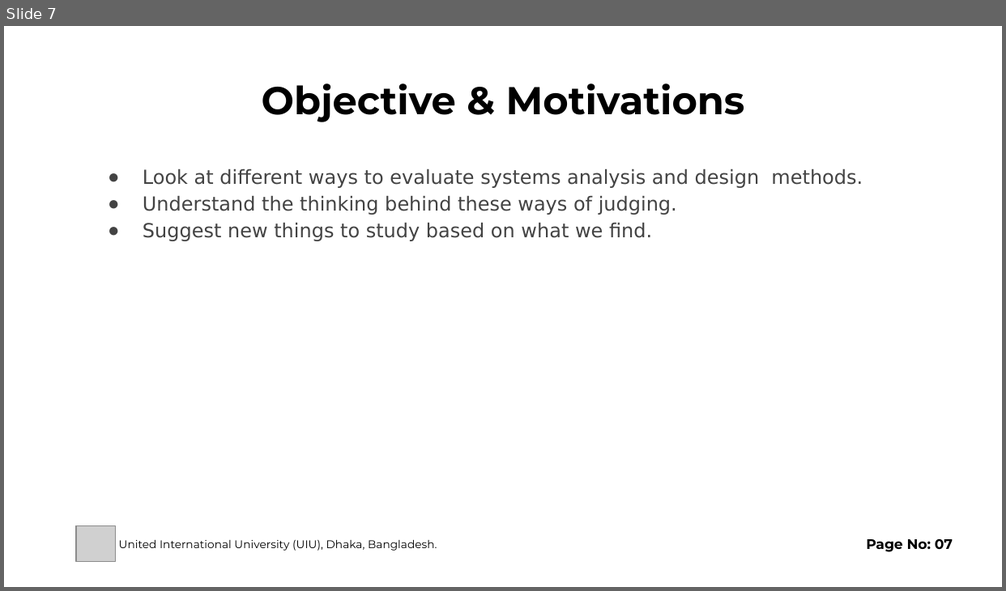
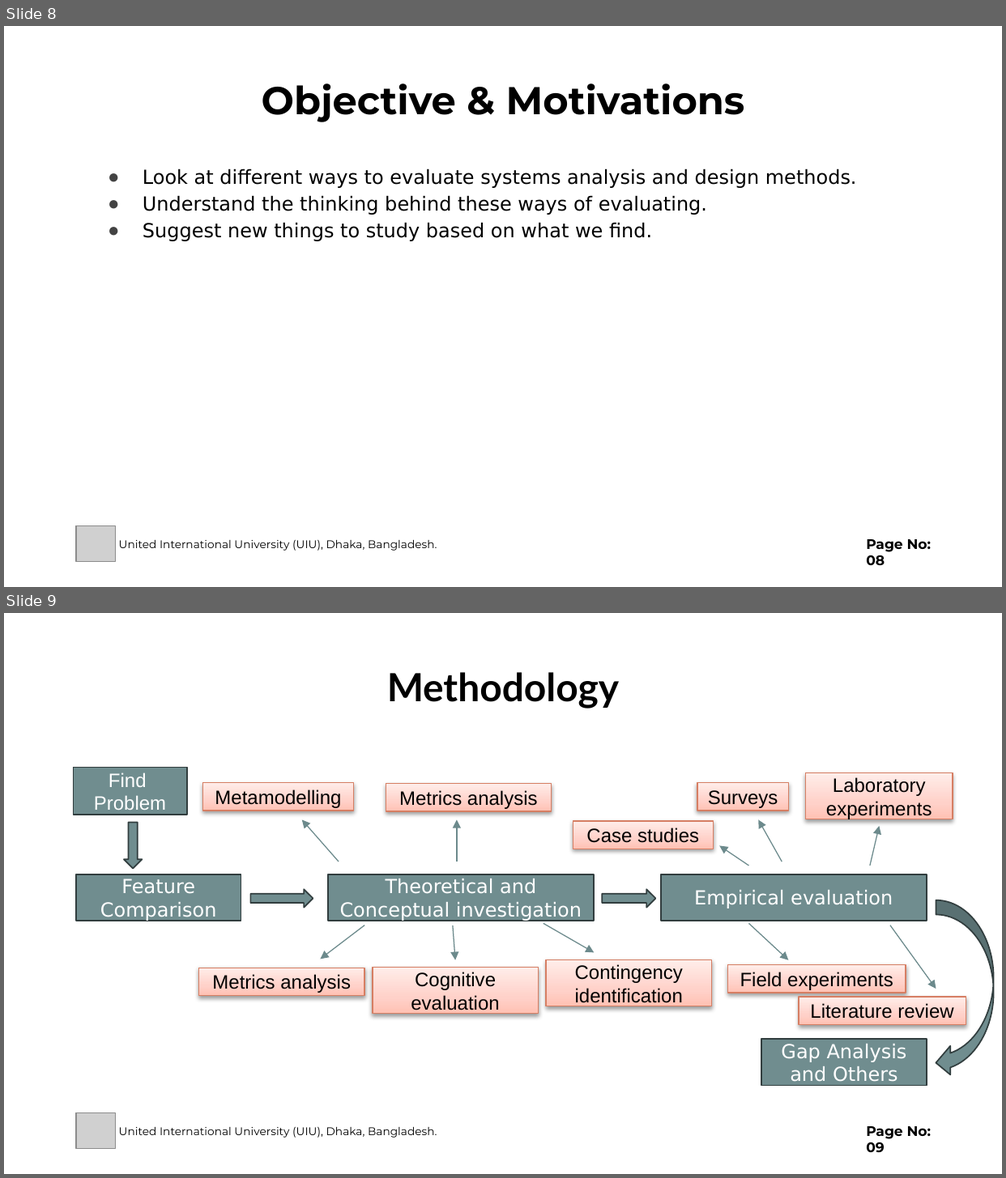
Before and after one commit to SifatNiloy/backups, a slide deck: Reacherch Paper Review.pptx. Shown one above the other, each under a label of ours: slide 7 before the commit, slides 8 and 9 after it. The pictures are 1006x591 and 1006x1178 pixels, drawn with LibreOffice and Linux fonts; fonts in the diff are those of the drawing; grey boxes stand for pictures. Boxes give left, top, right and bottom in pixels: in the first picture for what was removed or moved away, otherwise in the second. Text is boxed around its words. In the diff, an @@ line names an element or a change of style, - is before the commit and + after.

```diff
--- a/Reacherch Paper Review.pptx
+++ b/Reacherch Paper Review.pptx
@@ slide 9 added at (4, 613, 1002, 1174), background #FFFFFF @@
@@ text added at (387, 672, 619, 709), 28 pt, text #000000, bold @@
+Methodology
@@ rectangle added at (73, 768, 186, 815), fill #708D8F, outline #313E3F 1 pt, 14 pt, text #FFFFFF @@
+Find Problem
@@ rectangle added at (202, 782, 353, 811), fill gradient #FFC1B4 to #FFD2CA to #FFEEEB, outline #D67E64 0.75 pt, 14 pt, text #000000 @@
+Metamodelling
@@ rectangle added at (697, 782, 788, 811), fill gradient #FFC1B4 to #FFD2CA to #FFEEEB, outline #D67E64 0.75 pt, 14 pt, text #000000 @@
+Surveys
@@ rectangle added at (805, 773, 952, 820), fill gradient #FFC1B4 to #FFD2CA to #FFEEEB, outline #D67E64 0.75 pt, 14 pt, text #000000 @@
+Laboratory experiments
@@ rectangle added at (386, 784, 551, 811), fill gradient #FFC1B4 to #FFD2CA to #FFEEEB, outline #D67E64 0.75 pt, 14 pt, text #000000 @@
+Metrics analysis
@@ right arrow added at (124, 823, 142, 868), fill #708D8F, outline #313E3F 1 pt @@
@@ arrow added from (339, 862) to (302, 820), #6D8B8D 0.75 pt @@
@@ arrow added from (457, 862) to (457, 820), #6D8B8D 0.75 pt @@
@@ rectangle added at (573, 821, 713, 850), fill gradient #FFC1B4 to #FFD2CA to #FFEEEB, outline #D67E64 0.75 pt, 14 pt, text #000000 @@
+Case studies
@@ arrow added from (782, 862) to (758, 820), #6D8B8D 0.75 pt @@
@@ arrow added from (870, 866) to (879, 825), #6D8B8D 0.75 pt @@
@@ arrow added from (748, 866) to (719, 845), #6D8B8D 0.75 pt @@
@@ rectangle added at (76, 875, 241, 920), fill #708D8F, outline #313E3F 1 pt, 14 pt, text #FFFFFF @@
+Feature Comparison
@@ rectangle added at (327, 875, 594, 920), fill #708D8F, outline #313E3F 1 pt, 14 pt, text #FFFFFF @@
+Theoretical and Conceptual investigation
@@ rectangle added at (661, 875, 927, 920), fill #708D8F, outline #313E3F 1 pt, 14 pt, text #FFFFFF @@
+Empirical evaluation
@@ right arrow added at (250, 889, 313, 907), fill #708D8F, outline #313E3F 1 pt @@
@@ right arrow added at (602, 889, 655, 907), fill #708D8F, outline #313E3F 1 pt @@
@@ curved left arrow added at (936, 901, 994, 1078), fill #708D8F, outline #313E3F 1 pt @@
@@ arrow added from (364, 926) to (321, 960), #6D8B8D 0.75 pt @@
@@ arrow added from (453, 926) to (455, 960), #6D8B8D 0.75 pt @@
@@ arrow added from (543, 923) to (594, 952), #6D8B8D 0.75 pt @@
@@ arrow added from (748, 923) to (788, 960), #6D8B8D 0.75 pt @@
@@ arrow added from (890, 926) to (936, 989), #6D8B8D 0.75 pt @@
@@ rectangle added at (198, 969, 364, 996), fill gradient #FFC1B4 to #FFD2CA to #FFEEEB, outline #D67E64 0.75 pt, 14 pt, text #000000 @@
+Metrics analysis
@@ rectangle added at (373, 967, 538, 1013), fill gradient #FFC1B4 to #FFD2CA to #FFEEEB, outline #D67E64 0.75 pt, 14 pt, text #000000 @@
+Cognitive evaluation
@@ rectangle added at (546, 960, 711, 1006), fill gradient #FFC1B4 to #FFD2CA to #FFEEEB, outline #D67E64 0.75 pt, 14 pt, text #000000 @@
+Contingency identification
@@ rectangle added at (727, 965, 905, 993), fill gradient #FFC1B4 to #FFD2CA to #FFEEEB, outline #D67E64 0.75 pt, 14 pt, text #000000 @@
+Field experiments
@@ rectangle added at (799, 997, 965, 1025), fill gradient #FFC1B4 to #FFD2CA to #FFEEEB, outline #D67E64 0.75 pt, 14 pt, text #000000 @@
+Literature review
@@ rectangle added at (761, 1039, 927, 1085), fill #708D8F, outline #313E3F 1 pt, 14 pt, text #FFFFFF @@
+Gap Analysis and Others
@@ picture added at (76, 1113, 115, 1149) @@
@@ text added at (119, 1127, 437, 1138), 8 pt, text #000000 @@
+United International University (UIU), Dhaka, Bangladesh.
@@ text added at (866, 1127, 931, 1153), 10 pt, text #000000, bold @@
+Page No: 09
@@ what was slide 7 is now slide 8 @@
@@ slide 8 changed as well @@
@@ text at (143, 169, 857, 241): text colour #434343 to #000000 in "Look at different ways to evaluate systems ...", "Suggest new things to study based on ..." @@
@@ text at (143, 195, 707, 215): text changed; text colour #434343 to #000000 @@
-● Understand the thinking behind these ways of judging.
+● Understand the thinking behind these ways of evaluating.
@@ text at (866, 540, 931, 566): text changed @@
-Page No: 07
+Page No: 08
```
Also in this commit, not shown: 10 other slides changed, 2 other slides added, 2 slides removed.
